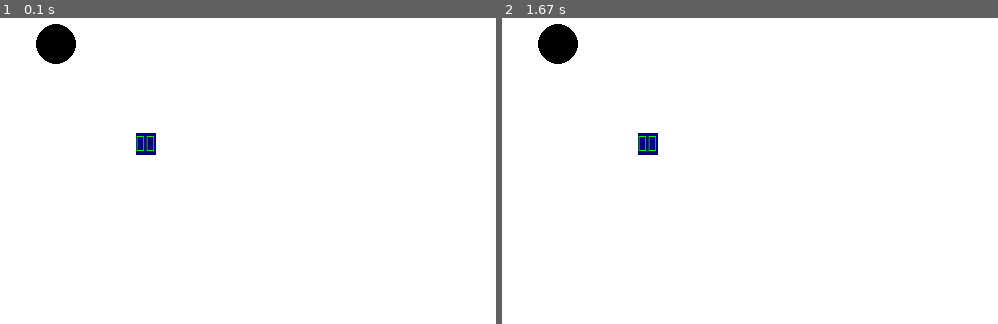
Above: before the commit, frames 1-2 (left to right).
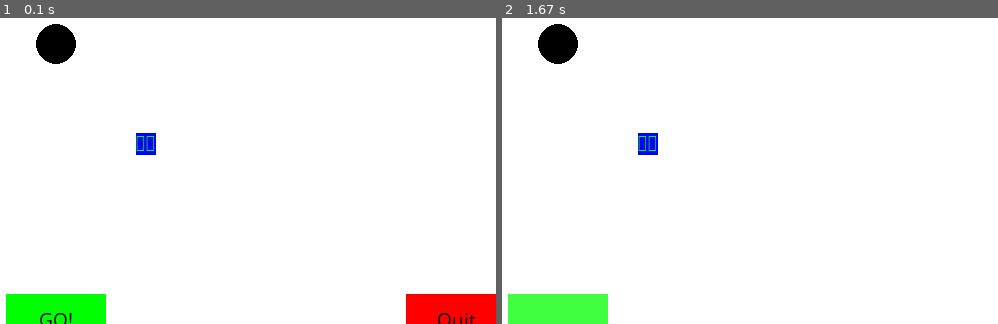
Above: after the commit, the same moments.

Repository: sigmarion1/pygame_RandomPick
Game: pygame game, started from randompick.py
The game is run twice, just before and just after one commit, with the same random seed, the same clock (stepped at 60 frames per second) and the same inputs.
Inputs (mouse positions are in pixels of both pictures, inside the frame that each line leads up to):
- Up to frame 1 (0.1 s): no input
- Up to frame 2 (1.67 s): press the mouse at (556, 308) at 0.37 s; move the mouse to (650, 247) at 0.47 s; release the mouse at (740, 189) at 0.6 s

The runs differ from the first frame. In frame 1, 4.0% of the frame differs, in the area x 1-100%, y 37-100%; in frame 2, 2.2%.

Commit message:
button added

Diff:
--- a/randompick.py
+++ b/randompick.py
@@ -1,6 +1,46 @@
 # -*- coding: utf-8 -*-
 import pygame, sys
 from pygame.locals import *
+
+pygame.init()
+
+
+def text_objects(text, font):
+    textSurface = font.render(text, True, black)
+    return textSurface, textSurface.get_rect()
+
+
+
+def button(msg, x, y, w, h, ic, ac, action = None):
+    mouse = pygame.mouse.get_pos()
+    click = pygame.mouse.get_pressed()
+    print(click)
+    if x+w > mouse[0] > x and y+h > mouse[1] > y:
+        pygame.draw.rect(screen, ac, (x, y, w, h))
+
+        if click[0] == 1 and action != None:
+            action()
+    else:
+        pygame.draw.rect(screen, ic, (x, y, w, h))
+
+    smallText = pygame.font.SysFont("comicsansms", 20)
+    textSurf, textRect = text_objects(msg, smallText)
+    textRect.center = ((x+(w/2)), (y+(h/2)))
+    screen.blit(textSurf, textRect)
+
+
+def crash():
+    largeText = pygame.font.SysFont("comicsansms", 115)
+    textsurf, textrect = text_objects("You Crashed", largeText)
+    textrect.center = ((SCREEN_WIDTH/2), (SCREEN_HEIGHT/2))
+
+    while True:
+        print("im in crash")
+        for event in pygame.event.get():
+            if event.type == pygame.QUIT:
+                pygame.quit()
+                quit()
+
 
 
 
@@ -9,10 +49,12 @@
 
 white = (255, 255, 255)
 black = (0, 0, 0)
+red = (255, 0, 0)
 green = (0, 255, 0)
-blue = (0, 0, 128)
+blue = (0, 0, 255)
+bright_green = (64, 255, 64)
+bright_red = (255, 64, 64)
 
-pygame.init()
 a = pygame.image.load('heim.png')
 
 pygame.display.set_caption("랜덤 뽑기")
@@ -20,8 +62,6 @@
 screen = pygame.display.set_mode((SCREEN_WIDTH, SCREEN_HEIGHT))
 
 
-#fontObj = pygame.font.Font("TmonTium.ttf", 32)
-#fontObj = pygame.font.Font(None, 32)
 fontObj = pygame.font.Font("Cyberbit.ttf", 32)
 
 textSurfaceObj = fontObj.render('한글黒澤', True, green, blue)
@@ -37,7 +77,7 @@
 clock = pygame.time.Clock()
 
 while True:
-    clock.tick(60)
+
     for event in pygame.event.get():
         if event.type == pygame.QUIT:
             sys.exit()
@@ -62,4 +102,9 @@
     textSurfaceObj = fontObj.render(chnArr[i%5], True, green, blue)
     screen.blit(textSurfaceObj, textRectObj)
 
+    button("GO!", 150, 450, 100, 50, green, bright_green, crash)
+    button("Quit", 550, 450, 100, 50, red, bright_red, crash)
+
     pygame.display.update()
+
+    clock.tick(60)
